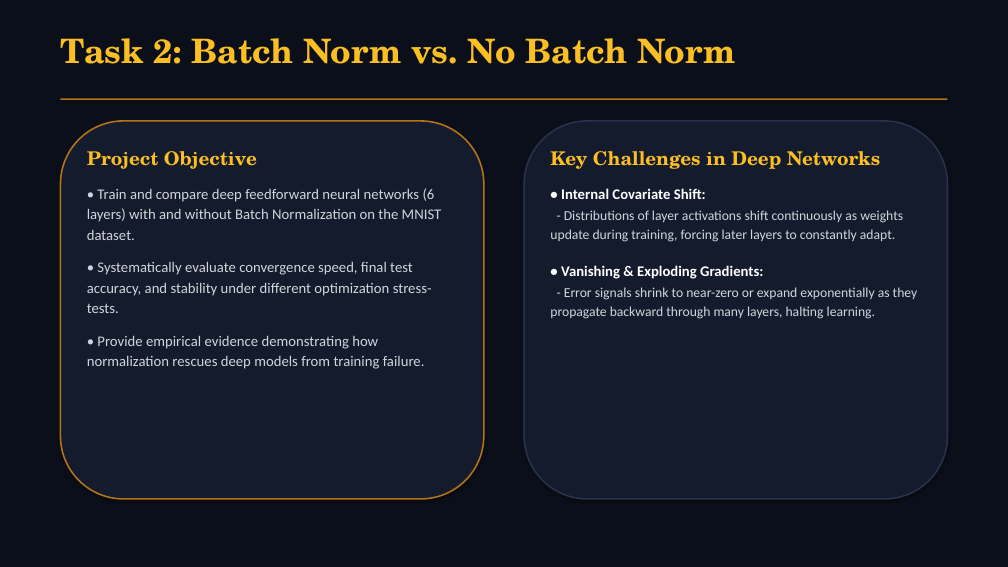
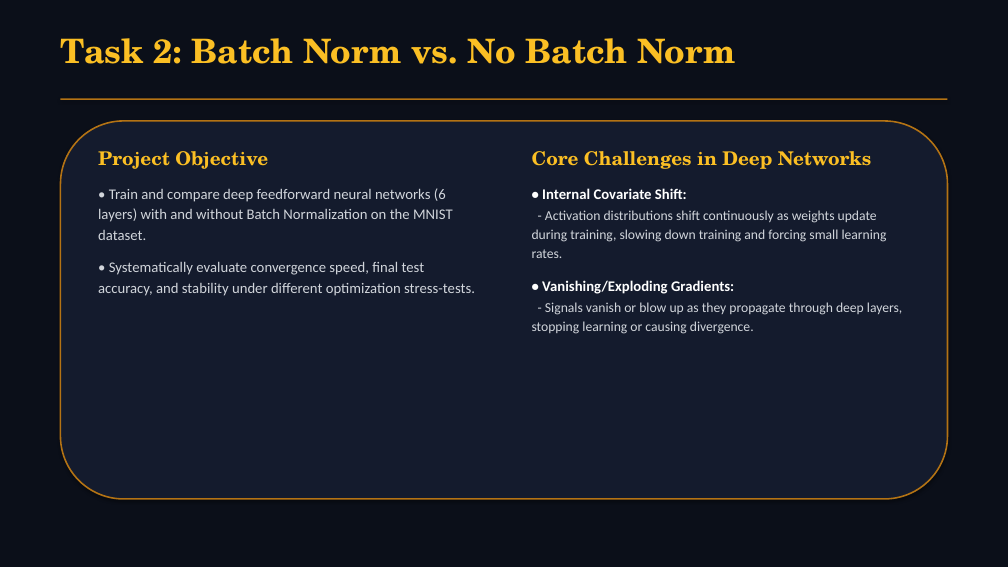
Before and after one commit to WhySeriousKaif/CNN-Group-3-Project, a slide deck: slide 7 of presentation.pptx. Drawn at 1008x567 pixels with LibreOffice and Linux fonts; fonts in the diff are those of the drawing. Boxes give left, top, right and bottom in pixels: in the first picture for what was removed or moved away, otherwise in the second. Text is boxed around its words. In the diff, an @@ line names an element or a change of style, - is before the commit and + after.

```diff
--- a/presentation.pptx
+++ b/presentation.pptx
@@ rounded rectangle: place and size @@
-rounded rectangle at [60,121,484,499]
+rounded rectangle at [60,121,948,499]
@@ text "Project Objective": place and size @@
-text "Project Objective" at [87,151,442,369]
+text "Project Objective" at [98,151,475,296]
@@ text "Core Challenges in Deep Networks": place and size @@
-text "Core Challenges in Deep Networks" at [550,151,918,319]
+text "Core Challenges in Deep Networks" at [532,151,902,334]
@@ rounded rectangle removed at [524,121,948,499] @@
@@ text at [532,151,872,169]: text changed @@
-Key Challenges in Deep Networks
+Core Challenges in Deep Networks
@@ text at [532,210,902,334]: text changed @@
-- Distributions of layer activations shift continuously as weights update during training, forcing later layers to constantly adapt.
-• Vanishing & Exploding Gradients:
-- Error signals shrink to near-zero or expand exponentially as they propagate backward through many layers, halting learning.
+- Activation distributions shift continuously as weights update during training, slowing down training and forcing small learning rates.
+• Vanishing/Exploding Gradients:
+- Signals vanish or blow up as they propagate through deep layers, stopping learning or causing divergence.
@@ text at [98,261,475,296]: less space between paragraphs @@
@@ text at [87,335,425,369]: paragraph removed @@
-• Provide empirical evidence demonstrating how normalization rescues deep models from training failure.
```
Also in this commit, not shown: 13 other slides changed, 1 slide added, 1 slide removed, 1 other file.
